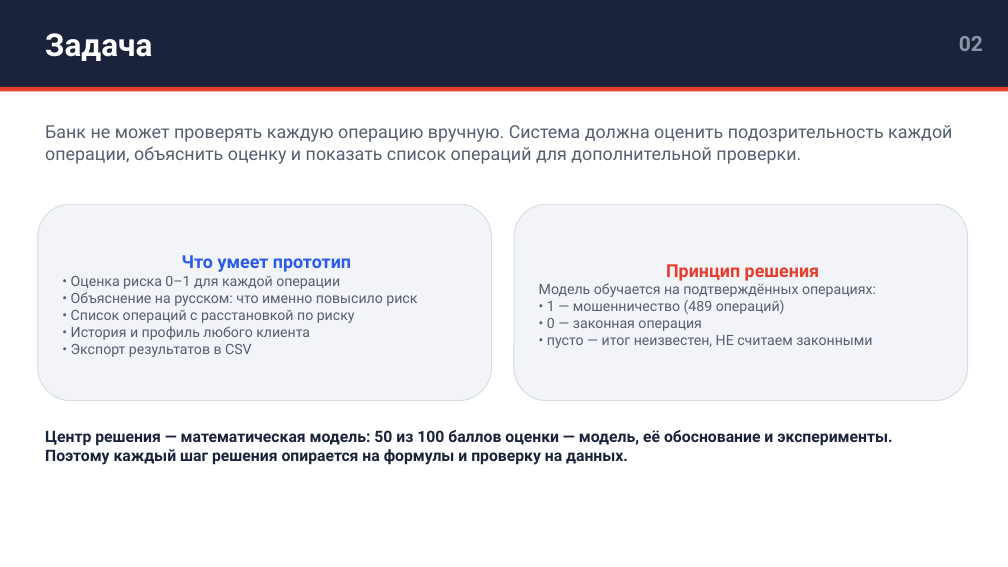
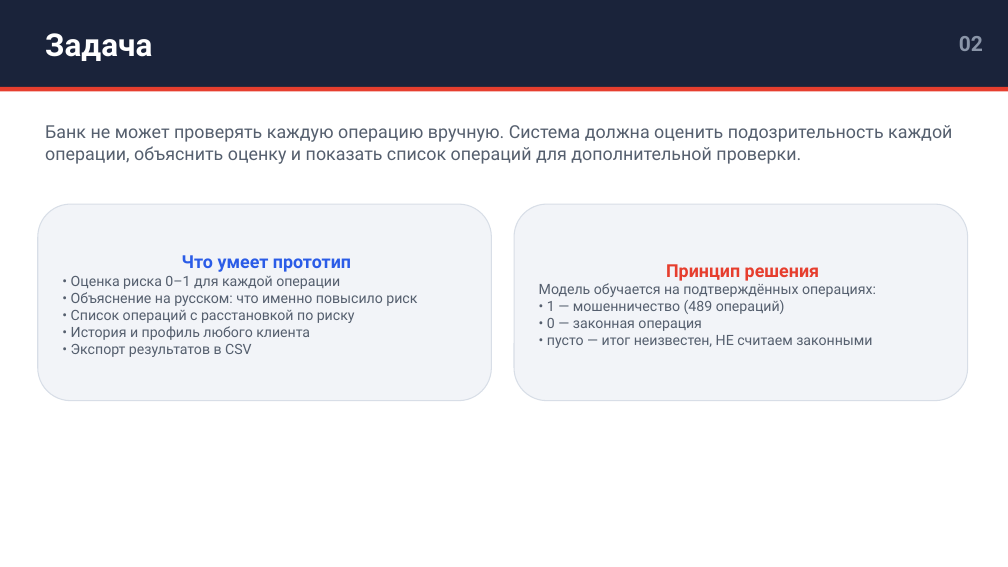
Before and after one commit to JosephBarbera/hakaton, a slide deck: slide 2 of prezentaciya_komanda_lergen.pptx. Drawn at 1008x567 pixels with LibreOffice and Linux fonts; fonts in the diff are those of the drawing. Boxes give left, top, right and bottom in pixels: in the first picture for what was removed or moved away, otherwise in the second. Text is boxed around its words. In the diff, an @@ line names an element or a change of style, - is before the commit and + after.

```diff
--- a/prezentaciya_komanda_lergen.pptx
+++ b/prezentaciya_komanda_lergen.pptx
@@ text removed at box(45, 430, 892, 465) @@
-Центр решения — математическая модель: 50 из 100 баллов оценки — модель, её обоснование и эксперименты. Поэтому каждый шаг решения опирается на формулы и проверку на данных.
```
Also in this commit, not shown: 8 other slides changed, 3 slides removed.
